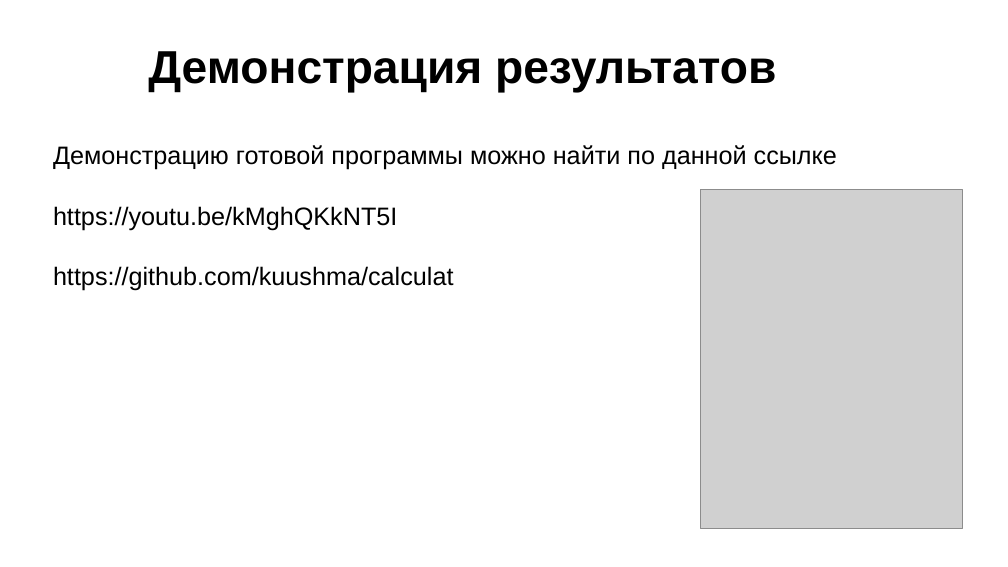
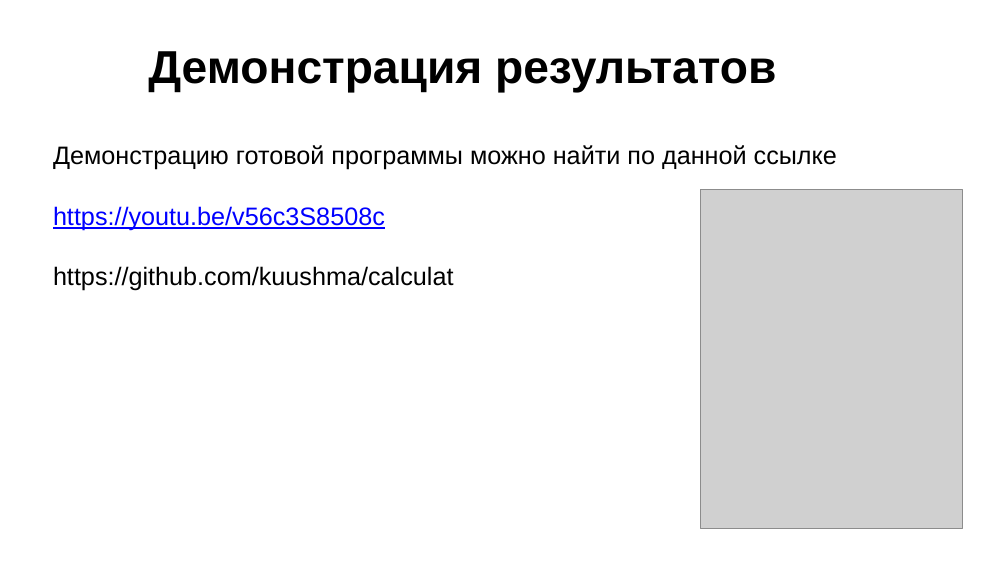
Before and after one commit to kuushma/calculat, a slide deck: slide 8 of documentation/презентация_калькулятор.pptx. Drawn at 1008x567 pixels with LibreOffice and Linux fonts; fonts in the diff are those of the drawing; grey boxes stand for pictures; background and template pictures are left out. Boxes give left, top, right and bottom in pixels: in the first picture for what was removed or moved away, otherwise in the second. Text is boxed around its words. In the diff, an @@ line names an element or a change of style, - is before the commit and + after.

Commit message:
документация

```diff
--- a/documentation/презентация_калькулятор.pptx
+++ b/documentation/презентация_калькулятор.pptx
@@ text at bbox=[53, 206, 385, 231]: text changed; text colour #000000 to #0000FF @@
-https://youtu.be/kMghQKkNT5I
+https://youtu.be/v56c3S8508c
```
